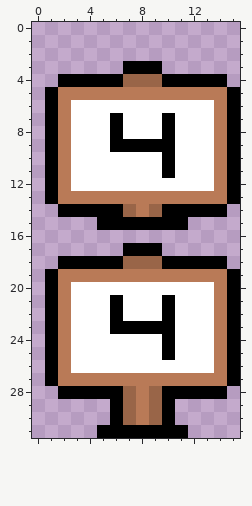
Pixel-art sprite, stored at hwc/images/difficulty4.png. Above: the version before the commit.
The file is 16x32 pixels.
After:
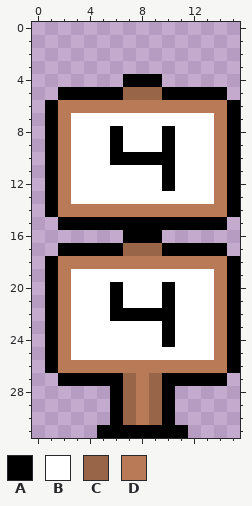
Palette (. is transparent): A #000000  B #ffffff  C #996548  D #b97a57
Difference:
y 3: x 7..9 AAA -> ...
y 4: x 2..14 AAAAACCCAAAAA -> .....AAA.....
y 5: x 1..15 ADDDDDDDDDDDDDA -> .AAAAACCCAAAAA.
y 6: x 3..13 BBBBBBBBBBB -> DDDDDDDDDDD
y 7: x 6 A -> B; x 10 A -> B
y 9: x 7..9 AAA -> BBB
y 10: x 6..9 BBBB -> AAAA
y 12: x 10 B -> A
y 13: x 3..13 DDDDDDDDDDD -> BBBBBBBBBBB
y 14: x 1..7 .AAAAAC -> ADDDDDD; x 9..15 CAAAAA. -> DDDDDDA
y 15: x 2..4 ... -> AAA; x 12..14 ... -> AAA
y 16: x 7..9 ... -> AAA
y 17: x 2..14 .....AAA..... -> AAAAACCCAAAAA
y 18: x 1..15 .AAAAACCCAAAAA. -> ADDDDDDDDDDDDDA
y 19: x 3..13 DDDDDDDDDDD -> BBBBBBBBBBB
y 20: x 6 B -> A; x 10 B -> A
y 22: x 7..9 BBB -> AAA
y 23: x 6..9 AAAA -> BBBB
y 25: x 10 A -> B
y 26: x 3..13 BBBBBBBBBBB -> DDDDDDDDDDD
y 27: x 1..7 ADDDDDD -> .AAAAAC; x 9..15 DDDDDDA -> CAAAAA.
y 28: x 2..5 AAAA -> ....; x 11..14 AAAA -> ....
Where, in picture pixels (left, top, right, bottom), the same in both pictures:
changed: (45, 61, 240, 399)
